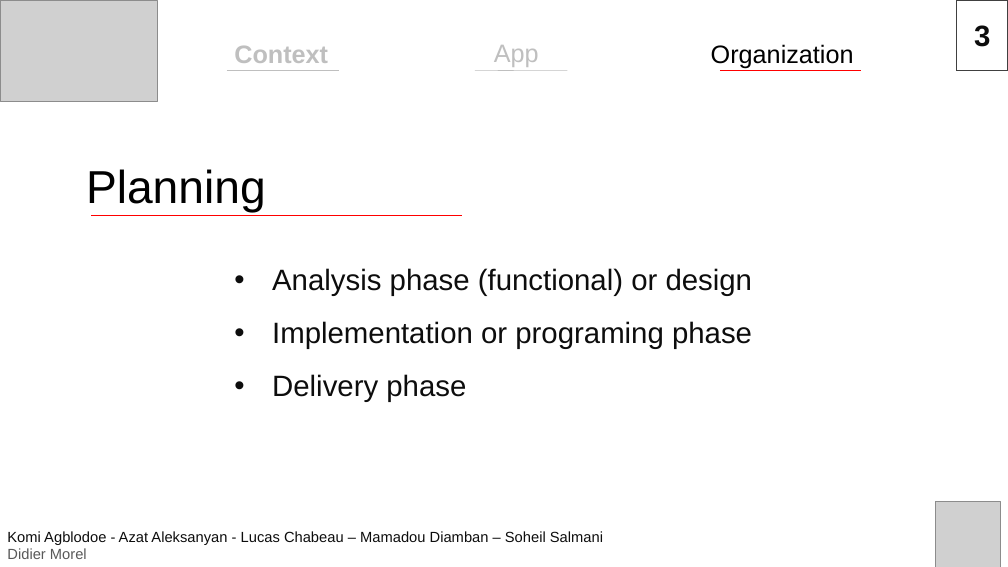
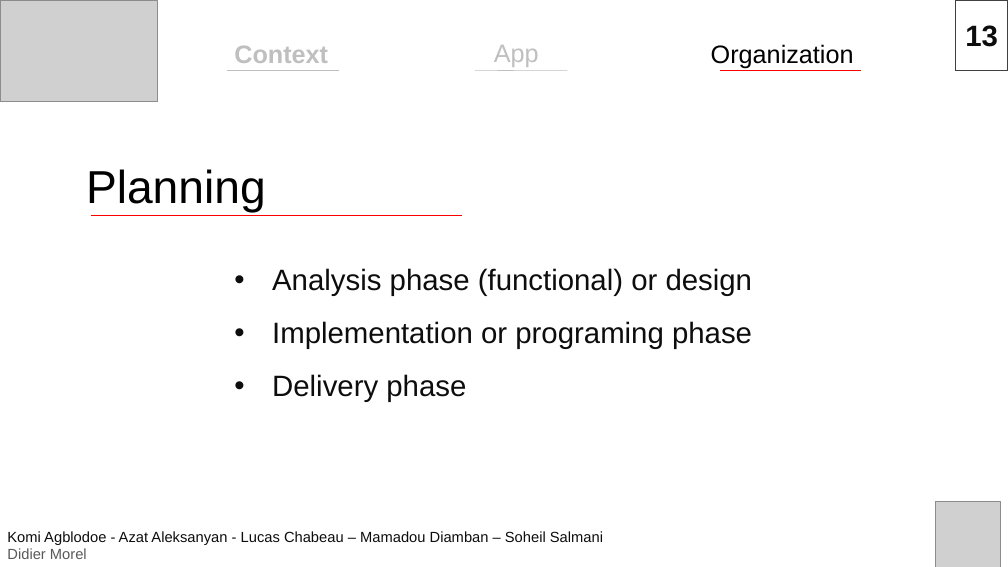
Before and after one commit to m2-rshiny/ProjetTut, a slide deck: slide 13 of English-presentation.pptx. Drawn at 1008x567 pixels with LibreOffice and Linux fonts; fonts in the diff are those of the drawing; grey boxes stand for pictures. Boxes give left, top, right and bottom in pixels: in the first picture for what was removed or moved away, otherwise in the second. Text is boxed around its words. In the diff, an @@ line names an element or a change of style, - is before the commit and + after.

```diff
--- a/English-presentation.pptx
+++ b/English-presentation.pptx
@@ text in rectangle at (x1=965, y1=25, x2=998, y2=47): text changed @@
-3
+13
```
Also in this commit, not shown: 15 other slides changed.
